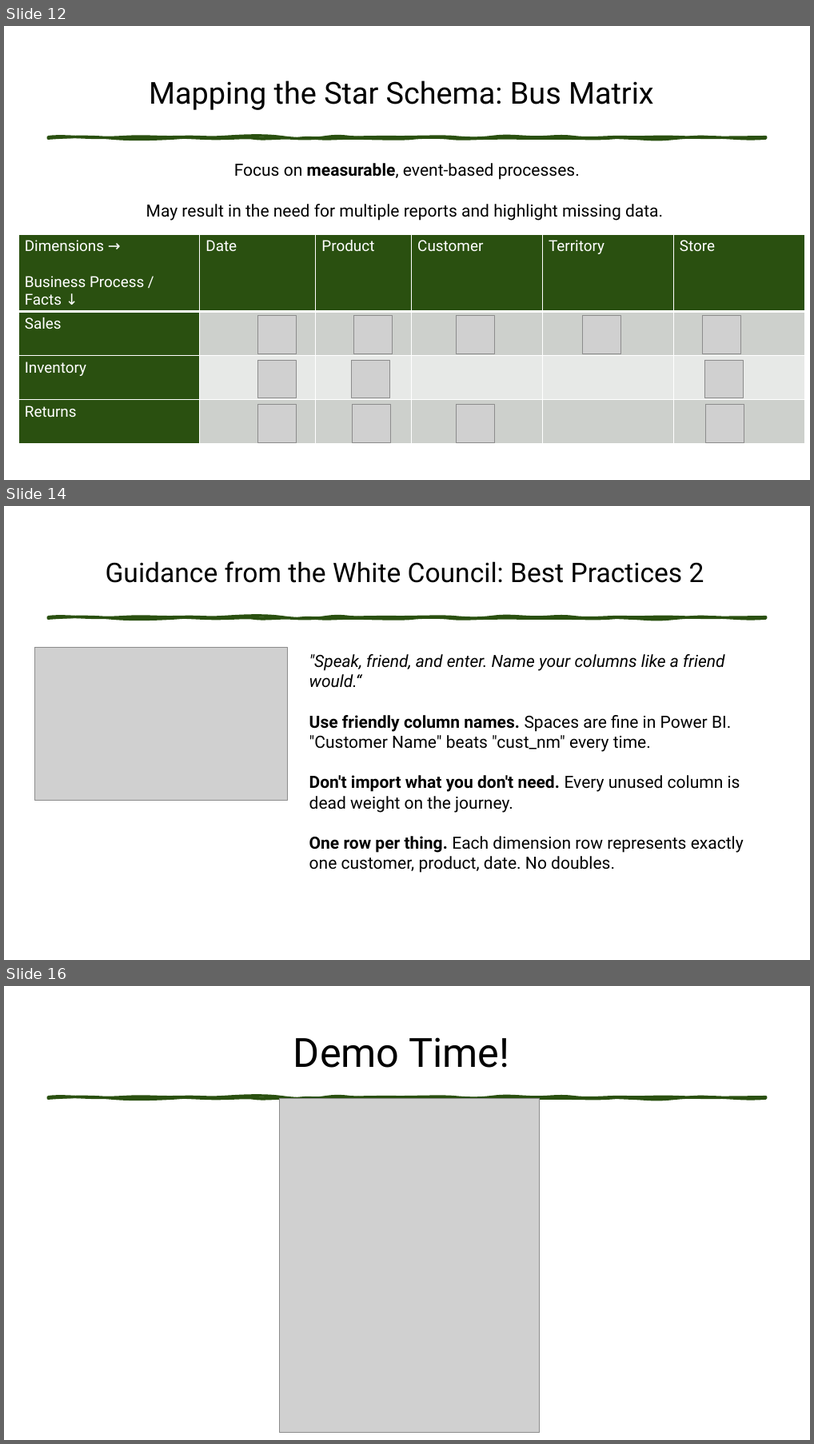
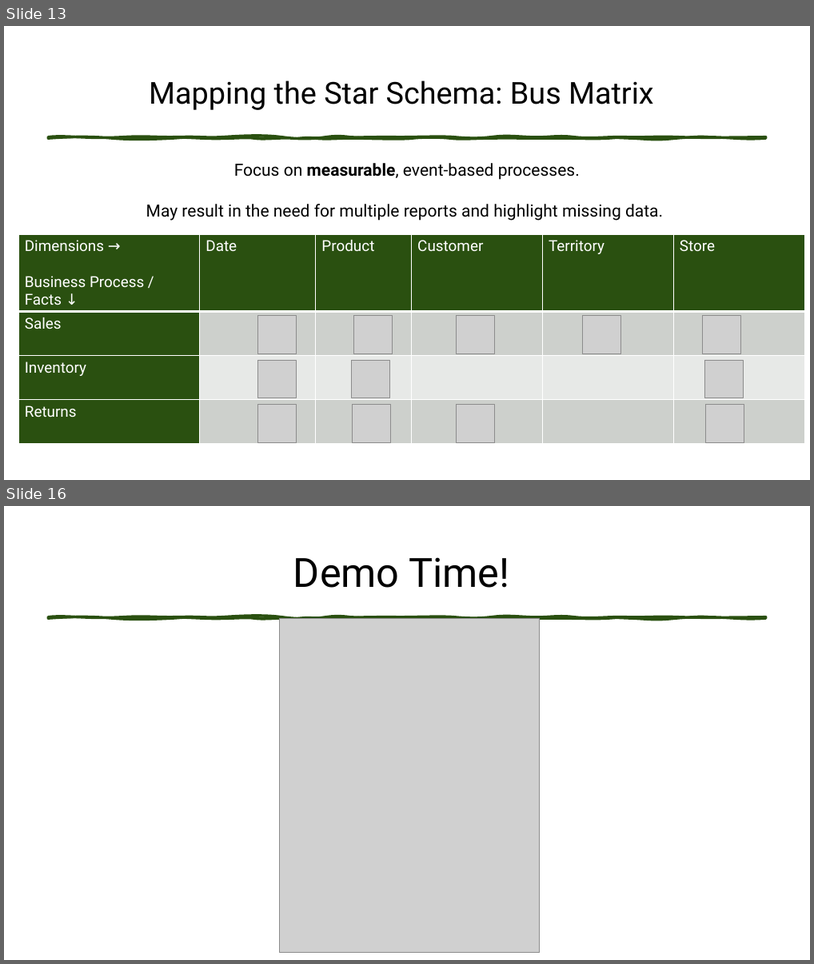
Before and after one commit to Anytsirk12/DataOnWheels, a slide deck: Presentations/Fellowship of the Star Schema/The Fellowship of the Star Schema Transforming OLTP Data for Power BI.pptx. Shown one above the other, each under a label of ours: slides 12, 14 and 16 before the commit, slides 13 and 16 after it; the slides between them are not shown. The pictures are 814x1444 and 814x964 pixels, drawn with LibreOffice and Linux fonts; fonts in the diff are those of the drawing; grey boxes stand for pictures. Boxes give left, top, right and bottom in pixels: in the first picture for what was removed or moved away, otherwise in the second. Text is boxed around its words. In the diff, an @@ line names an element or a change of style, - is before the commit and + after.

```diff
--- a/Presentations/Fellowship of the Star Schema/The Fellowship of the Star Schema Transforming OLTP Data for Power BI.pptx
+++ b/Presentations/Fellowship of the Star Schema/The Fellowship of the Star Schema Transforming OLTP Data for Power BI.pptx
@@ slide 14 removed at [4,506,810,960], background #FFFFFF @@
@@ title removed at [106,561,705,583] @@
-Guidance from the White Council: Best Practices 2
@@ freeform shape removed at [48,616,766,618] @@
@@ picture removed at [35,648,288,800] @@
@@ text removed at [310,654,744,872] @@
-"Speak, friend, and enter. Name your columns like a friend would.“
-Use friendly column names. Spaces are fine in Power BI. "Customer Name" beats "cust_nm" every time.
-Don't import what you don't need. Every unused column is dead weight on the journey.
-One row per thing. Each dimension row represents exactly one customer, product, date. No doubles.
@@ what was slide 12 is now slide 13 @@
```
Also in this commit, not shown: 10 slides changed, 4 slides added, 2 other slides removed, 3 other files.
